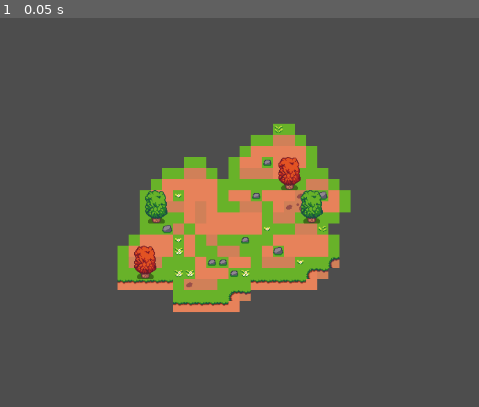
Above: before the commit, frame 1.
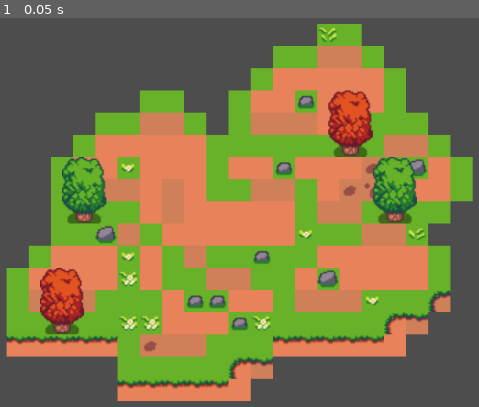
Above: after the commit, the same moment.

Repository: bugumansk1/firstgameGG
Game: Godot game, scene res://node_2d.tscn
Two runs of this game, one before a commit and one after it. Both use one fixed random seed, a clock stepped at 60 frames per second and the inputs below.
Inputs:
- Up to frame 1 (0.05 s): no input

The runs differ from the first frame. In frame 1, 56% of the frame differs, in the area x 1-99%, y 1-99%.

Commit message:
added Settings Szene

Diff:
--- /dev/null
+++ b/neues-spiel/Settings.tscn
@@ -0,0 +1,172 @@
+[gd_scene format=3 uid="uid://kbrk1aswakk1"]
+
+[node name="Control" type="Control"]
+layout_mode = 3
+anchors_preset = 15
+anchor_right = 1.0
+anchor_bottom = 1.0
+grow_horizontal = 2
+grow_vertical = 2
+
+[node name="PanelContainer" type="PanelContainer" parent="."]
+layout_mode = 0
+offset_right = 1152.0
+offset_bottom = 647.0
+
+[node name="TabContainer" type="TabContainer" parent="."]
+layout_mode = 0
+offset_top = 70.0
+offset_right = 1150.0
+offset_bottom = 649.0
+current_tab = 1
+
+[node name="Gameplay" type="Label" parent="TabContainer"]
+visible = false
+layout_mode = 2
+metadata/_tab_index = 0
+
+[node name="Graphics" type="Label" parent="TabContainer"]
+layout_mode = 2
+metadata/_tab_index = 1
+
+[node name="VBoxContainer" type="VBoxContainer" parent="TabContainer/Graphics"]
+layout_mode = 1
+anchors_preset = 4
+anchor_top = 0.5
+anchor_bottom = 0.5
+offset_left = 2.0
+offset_top = -272.0
+offset_right = 543.0
+offset_bottom = 275.0
+grow_vertical = 2
+
+[node name="res" type="Label" parent="TabContainer/Graphics/VBoxContainer"]
+layout_mode = 2
+theme_override_font_sizes/font_size = 21
+text = "Resolution"
+clip_text = true
+
+[node name="HSeparator" type="HSeparator" parent="TabContainer/Graphics/VBoxContainer"]
+layout_mode = 2
+
+[node name="rate" type="Label" parent="TabContainer/Graphics/VBoxContainer"]
+layout_mode = 2
+theme_override_font_sizes/font_size = 21
+text = "Refresh Rate"
+
+[node name="VBoxContainer2" type="VBoxContainer" parent="TabContainer/Graphics"]
+layout_mode = 1
+anchors_preset = 4
+anchor_top = 0.5
+anchor_bottom = 0.5
+offset_left = 545.0
+offset_top = -273.0
+offset_right = 1147.0
+offset_bottom = 270.0
+grow_vertical = 2
+
+[node name="resbutton" type="OptionButton" parent="TabContainer/Graphics/VBoxContainer2"]
+layout_mode = 2
+selected = 0
+item_count = 3
+popup/item_0/text = "1980x1080"
+popup/item_1/text = "1440x1080"
+popup/item_1/id = 1
+popup/item_2/text = "1280x1080"
+popup/item_2/id = 2
+
+[node name="HSeparator" type="HSeparator" parent="TabContainer/Graphics/VBoxContainer2"]
+layout_mode = 2
+
+[node name="ratebutton" type="OptionButton" parent="TabContainer/Graphics/VBoxContainer2"]
+layout_mode = 2
+item_count = 5
+popup/item_0/text = "165hz"
+popup/item_1/text = "144hz"
+popup/item_1/id = 1
+popup/item_2/text = "90hz"
+popup/item_2/id = 2
+popup/item_3/text = "75hz"
+popup/item_3/id = 3
+popup/item_4/text = "60hz"
+popup/item_4/id = 4
+
+[node name="Audio" type="Label" parent="TabContainer"]
+visible = false
+layout_mode = 2
+metadata/_tab_index = 2
+
+[node name="VBoxContainer" type="VBoxContainer" parent="TabContainer/Audio"]
+layout_mode = 0
+offset_left = 3.0
+offset_top = 2.0
+offset_right = 540.0
+offset_bottom = 613.0
+
+[node name="masteraudio" type="Label" parent="TabContainer/Audio/VBoxContainer"]
+layout_mode = 2
+theme_override_font_sizes/font_size = 21
+text = "Master Audio"
+
+[node name="gameaudio" type="Label" parent="TabContainer/Audio/VBoxContainer"]
+layout_mode = 2
+theme_override_font_sizes/font_size = 21
+text = "Game  Audio"
+
+[node name="musicaudio" type="Label" parent="TabContainer/Audio/VBoxContainer"]
+layout_mode = 2
+theme_override_font_sizes/font_size = 21
+text = "Music  Audio"
+
+[node name="HSlider" type="HSlider" parent="TabContainer/Audio"]
+layout_mode = 2
+offset_left = 545.0
+offset_top = 12.0
+offset_right = 1147.0
+offset_bottom = 28.0
+size_flags_vertical = 1
+value = 100.0
+
+[node name="HSlider2" type="HSlider" parent="TabContainer/Audio"]
+layout_mode = 2
+offset_left = 545.0
+offset_top = 78.0
+offset_right = 1147.0
+offset_bottom = 94.0
+size_flags_vertical = 1
+value = 100.0
+
+[node name="HSlider3" type="HSlider" parent="TabContainer/Audio"]
+layout_mode = 2
+offset_left = 545.0
+offset_top = 44.0
+offset_right = 1147.0
+offset_bottom = 60.0
+size_flags_vertical = 1
+value = 100.0
+
+[node name="HSeparator" type="HSeparator" parent="TabContainer/Audio"]
+layout_mode = 2
+offset_top = 36.0
+offset_right = 1148.0
+offset_bottom = 40.0
+
+[node name="HSeparator2" type="HSeparator" parent="TabContainer/Audio"]
+layout_mode = 2
+offset_left = -1.0
+offset_top = 67.0
+offset_right = 1147.0
+offset_bottom = 71.0
+
+[node name="Keybinds" type="Label" parent="TabContainer"]
+visible = false
+layout_mode = 2
+metadata/_tab_index = 3
+
+[node name="Label" type="Label" parent="."]
+layout_mode = 0
+offset_right = 503.0
+offset_bottom = 63.0
+theme_override_font_sizes/font_size = 48
+text = "Settings
+"
--- a/neues-spiel/node_2d.tscn
+++ b/neues-spiel/node_2d.tscn
@@ -110,6 +110,7 @@
 [node name="Node2D" type="Node2D"]
 
 [node name="Camera2D" type="Camera2D" parent="."]
+zoom = Vector2(2, 2)
 
 [node name="TileMapLayer" type="TileMapLayer" parent="."]
 rotation = -0.00107417
